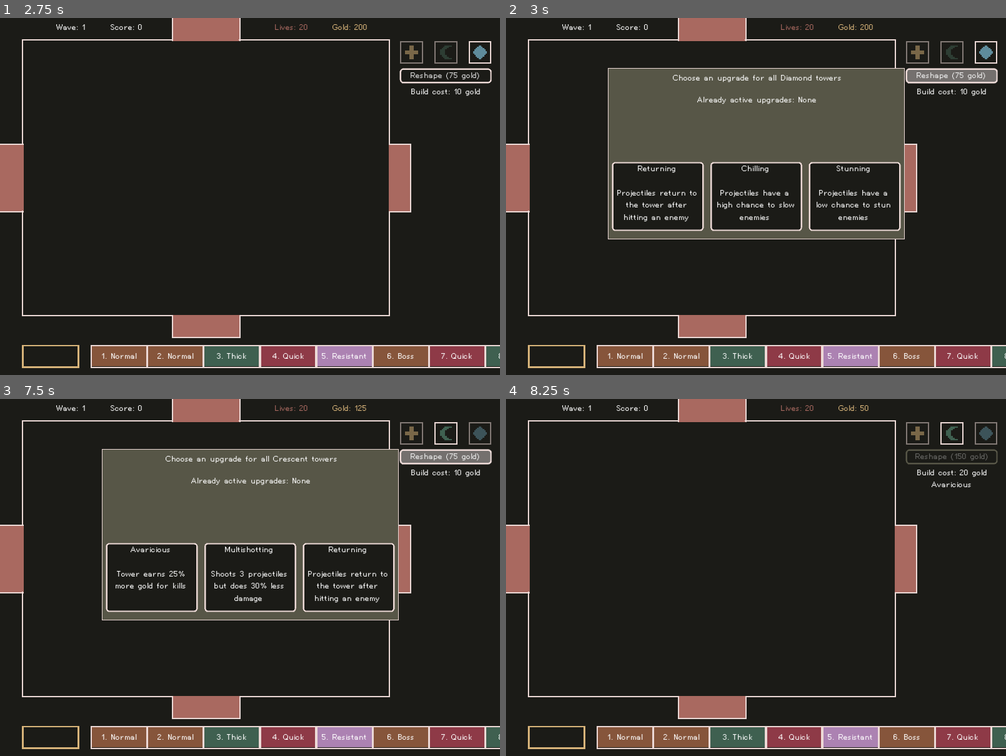
Above: before the commit, frames 1-4 (two rows, left to right).
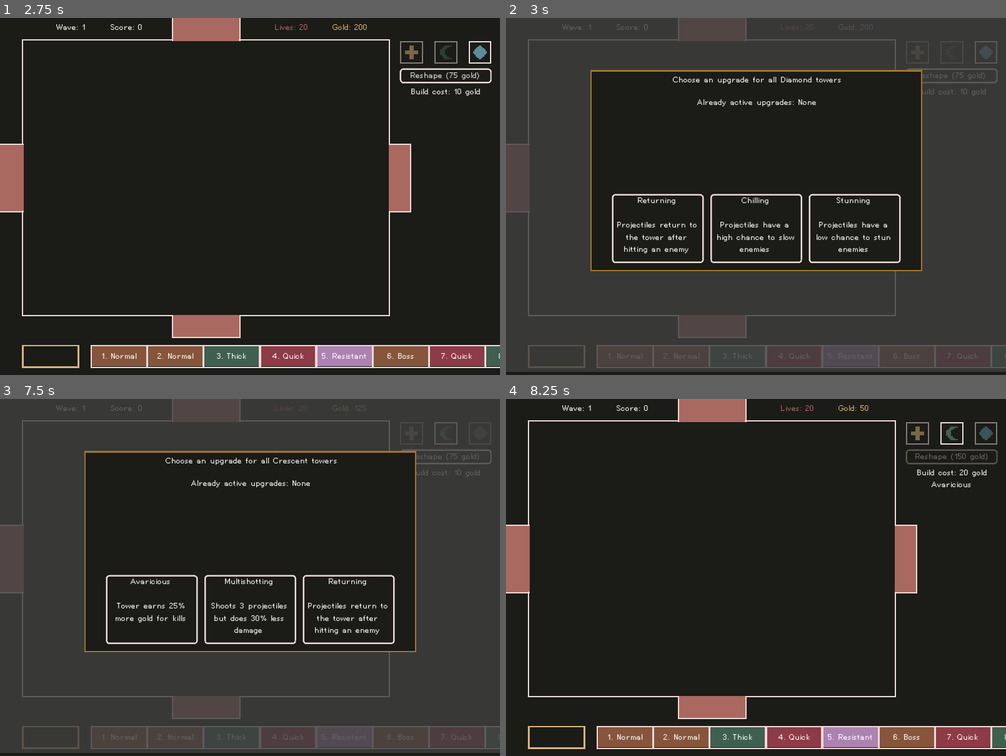
Above: after the commit, the same moments.

Repository: nolenroyalty/ReShape-TD
Game: Godot game, scene res://Main.tscn
Same seed, same stepped clock (60 frames per second), same inputs: the game is played once before the commit and once after it.
Inputs (mouse positions are in pixels of both pictures, inside the frame that each line leads up to):
- Up to frame 1 (2.75 s): click (445, 53) at 0.5 s; click (410, 53) at 1.25 s; click (480, 53) at 2 s
- Up to frame 2 (3 s): click "Reshape (75 gold)" at 2.75 s
- Up to frame 3 (7.5 s): click "Chilling Projectiles have a h…" at 3.5 s; click (445, 434) at 4.25 s; click (410, 434) at 5 s; click (480, 434) at 5.75 s; click (445, 434) at 6.5 s; click "Reshape (75 gold)" at 7.25 s
- Up to frame 4 (8.25 s): click "Avaricious Tower earns 25% mo…" at 8 s

Frame 1 is identical in both runs. In frame 2, 83% of the frame differs, in the area x 0-100%, y 0-100%; in frame 3, 83%; in frame 4, nothing differs.

Commit message:
upgrade modal tweaks, dim background when upgrading

Diff:
--- a/Main.gd
+++ b/Main.gd
@@ -7,6 +7,7 @@
 onready var upgrade_selector = $ReshapeUpgradeSelector
 onready var individual_viewer = $IndividualViewer
 onready var wave_display = $WaveDisplay
+onready var shade = $Shader
 
 enum S { RUNNING, IN_MENU }
 
@@ -15,8 +16,9 @@
 
 func hide_reshape_upgrade_picker(picker):
 	picker.queue_free()
+	get_tree().paused = false
+	shade.hide()
 	battlefield.set_playing()
-	get_tree().paused = false
 
 func handle_upgrade_purchased(shape, upgrade, picker):
 	var cost = Upgrades.reshape_cost(shape)
@@ -29,9 +31,11 @@
 	# upgrade_selector.update_upgrades_text()
 
 func show_reshape_upgrade_picker(shape):
+	shade.show()
 	get_tree().paused = true
+	battlefield.set_in_menu()
+
 	var picker = ReshapeUpgradePicker.instance()
-	battlefield.set_in_menu()
 	add_child(picker)
 	picker.set_shape(shape)
 	picker.connect("chosen", self, "handle_upgrade_purchased", [picker])
--- a/Main.tscn
+++ b/Main.tscn
@@ -8,9 +8,18 @@
 [ext_resource path="res://Gold.gd" type="Script" id=6]
 [ext_resource path="res://Score.gd" type="Script" id=7]
 [ext_resource path="res://ui/WaveDisplay.tscn" type="PackedScene" id=8]
+[ext_resource path="res://ui/ModalShader.tres" type="Shader" id=9]
+
+[sub_resource type="ShaderMaterial" id=1]
+shader = ExtResource( 9 )
+shader_param/brightness = 0.3
+shader_param/contrast = 0.6
+shader_param/saturation = 1.0
 
 [node name="Main" type="Node2D"]
 script = ExtResource( 3 )
+
+[node name="EverythingForShader" type="Node2D" parent="."]
 
 [node name="Battlefield" parent="." instance=ExtResource( 1 )]
 position = Vector2( -16, -16 )
@@ -69,3 +78,9 @@
 
 [node name="WaveDisplay" parent="." instance=ExtResource( 8 )]
 position = Vector2( 30, 458 )
+
+[node name="Shader" type="ColorRect" parent="."]
+visible = false
+material = SubResource( 1 )
+margin_right = 700.0
+margin_bottom = 496.0
--- /dev/null
+++ b/ui/ModalShader.tres
@@ -0,0 +1,18 @@
+[gd_resource type="Shader" format=2]
+
+[resource]
+code = "shader_type canvas_item;
+
+uniform float brightness = 0.3;
+uniform float contrast = 0.6;
+uniform float saturation = 1.0;
+
+void fragment() {
+    vec3 c = textureLod(SCREEN_TEXTURE, SCREEN_UV, 0.0).rgb;
+
+    c.rgb = mix(vec3(0.0), c.rgb, brightness);
+    c.rgb = mix(vec3(0.5), c.rgb, contrast);
+    c.rgb = mix(vec3(dot(vec3(1.0), c.rgb) * 0.33333), c.rgb, saturation);
+
+    COLOR.rgb = c;
+}"
--- a/ui/ReshapeUpgrade3Choice.tscn
+++ b/ui/ReshapeUpgrade3Choice.tscn
@@ -1,7 +1,7 @@
 [gd_scene load_steps=4 format=2]
 
 [ext_resource path="res://ui/UpgradeButton.tscn" type="PackedScene" id=1]
-[ext_resource path="res://ui/sprites/ninepatch-both.png" type="Texture" id=2]
+[ext_resource path="res://ui/sprites/ninepatch-modal.png" type="Texture" id=2]
 [ext_resource path="res://ui/ReshapeUpgrade3Choice.gd" type="Script" id=3]
 
 [node name="ReshapeUpgrade3Choice" type="CanvasLayer"]
@@ -13,15 +13,15 @@
 anchor_top = 0.5
 anchor_right = 0.5
 anchor_bottom = 0.5
-margin_left = -208.0
-margin_top = -180.0
-margin_right = 208.0
-margin_bottom = 60.0
+margin_left = -233.0
+margin_top = -177.0
+margin_right = 233.0
+margin_bottom = 105.0
 texture = ExtResource( 2 )
-patch_margin_left = 1
-patch_margin_top = 1
-patch_margin_right = 1
-patch_margin_bottom = 1
+patch_margin_left = 2
+patch_margin_top = 2
+patch_margin_right = 2
+patch_margin_bottom = 2
 
 [node name="Choices" type="GridContainer" parent="Background"]
 anchor_left = 0.5
Not shown: 1 places in Main.tscn that only renumber resources
Binary file added: ui/sprites/ninepatch-modal.png
Not shown, added: ui/sprites/ninepatch-modal.png.import
